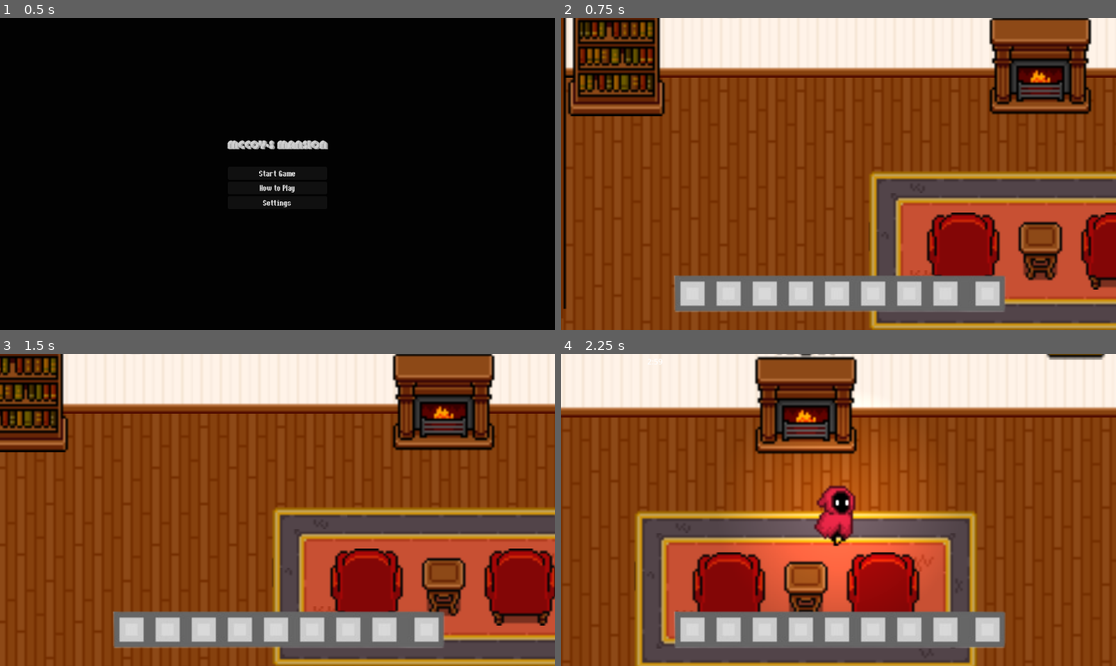
Above: before the commit, frames 1-4 (two rows, left to right).
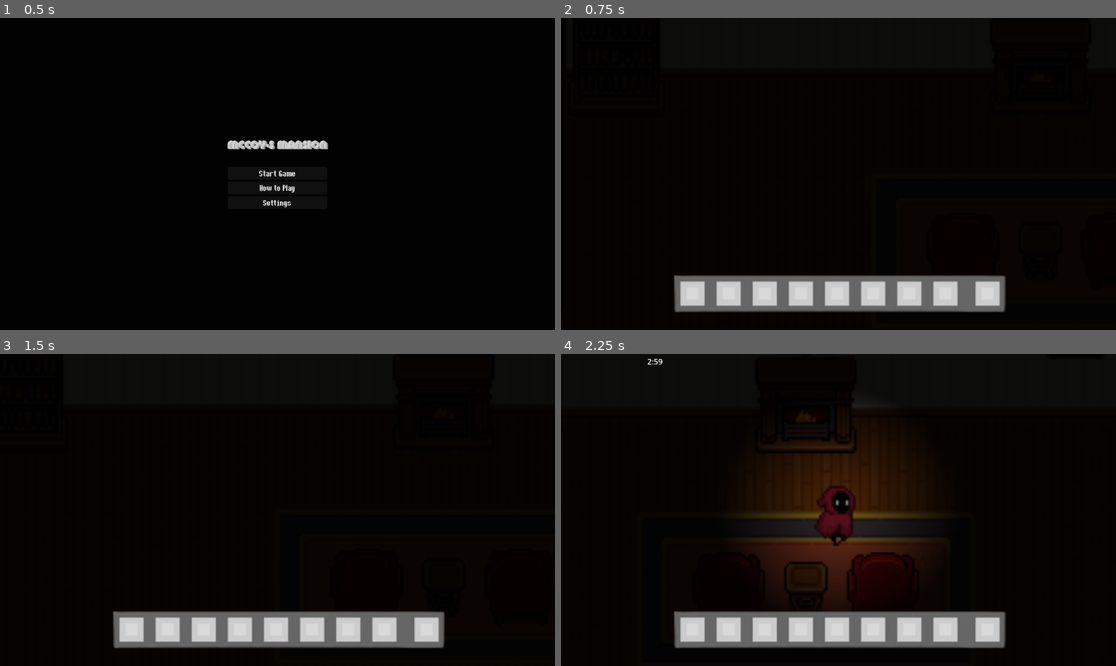
Above: after the commit, the same moments.

Repository: ChiefGuap/McCoy-s-Mansion
Game: Godot game, scene res://main_menu.tscn
Same seed, same stepped clock (60 frames per second), same inputs: the game is played once before the commit and once after it.
Inputs:
- Up to frame 1 (0.5 s): no input
- Up to frame 2 (0.75 s): click "Start Game" at 0.5 s
- Up to frame 3 (1.5 s): tap Enter at 1.25 s; hold Right (move_right) from 1.28 s (still down)
- Up to frame 4 (2.25 s): release Right (move_right) at 2.03 s; hold Down (move_down) from 2.03 s (still down)

Frame 1 is identical in both runs. In frame 2, 91% of the frame differs, in the area x 0-100%, y 0-100%; in frame 3, 92%; in frame 4, 93%.

Commit message:
Added highlighting for painting

Diff:
--- a/project.godot
+++ b/project.godot
@@ -20,21 +20,30 @@
 move_right={
 "deadzone": 0.2,
 "events": [Object(InputEventKey,"resource_local_to_scene":false,"resource_name":"","device":0,"window_id":0,"alt_presse …(194 unchanged characters)…
+, Object(InputEventKey,"resource_local_to_scene":false,"resource_name":"","device":0,"window_id":0,"alt_pressed":false,"shift_pressed":false,"ctrl_pressed":false,"meta_pressed":false,"pressed":false,"keycode":0,"physical_keycode":68,"key_label":0,"unicode":0,"location":0,"echo":false,"script":null)
 ]
 }
 move_left={
 "deadzone": 0.2,
 "events": [Object(InputEventKey,"resource_local_to_scene":false,"resource_name":"","device":0,"window_id":0,"alt_presse …(194 unchanged characters)…
+, Object(InputEventKey,"resource_local_to_scene":false,"resource_name":"","device":-1,"window_id":0,"alt_pressed":false,"shift_pressed":false,"ctrl_pressed":false,"meta_pressed":false,"pressed":false,"keycode":0,"physical_keycode":65,"key_label":0,"unicode":97,"location":0,"echo":false,"script":null)
 ]
 }
 move_up={
 "deadzone": 0.2,
 "events": [Object(InputEventKey,"resource_local_to_scene":false,"resource_name":"","device":0,"window_id":0,"alt_presse …(194 unchanged characters)…
+, Object(InputEventKey,"resource_local_to_scene":false,"resource_name":"","device":-1,"window_id":0,"alt_pressed":false,"shift_pressed":false,"ctrl_pressed":false,"meta_pressed":false,"pressed":false,"keycode":0,"physical_keycode":87,"key_label":0,"unicode":119,"location":0,"echo":false,"script":null)
 ]
 }
 move_down={
 "deadzone": 0.2,
 "events": [Object(InputEventKey,"resource_local_to_scene":false,"resource_name":"","device":0,"window_id":0,"alt_presse …(194 unchanged characters)…
+, Object(InputEventKey,"resource_local_to_scene":false,"resource_name":"","device":-1,"window_id":0,"alt_pressed":false,"shift_pressed":false,"ctrl_pressed":false,"meta_pressed":false,"pressed":false,"keycode":0,"physical_keycode":83,"key_label":0,"unicode":115,"location":0,"echo":false,"script":null)
+]
+}
+interact={
+"deadzone": 0.2,
+"events": [Object(InputEventKey,"resource_local_to_scene":false,"resource_name":"","device":0,"window_id":0,"alt_pressed":false,"shift_pressed":false,"ctrl_pressed":false,"meta_pressed":false,"pressed":false,"keycode":0,"physical_keycode":69,"key_label":0,"unicode":0,"location":0,"echo":false,"script":null)
 ]
 }
 
--- a/scenes/level_1.tscn
+++ b/scenes/level_1.tscn
@@ -404,8 +404,7 @@
 tile_set = SubResource("TileSet_feb5d")
 
 [node name="CanvasModulate" type="CanvasModulate" parent="."]
-visible = false
 color = Color(0.049776644, 0.049776644, 0.049776636, 1)
 
-[node name="Painting" parent="." instance=ExtResource("3_rus8k")]
+[node name="McCoyPainting" parent="." instance=ExtResource("3_rus8k")]
 position = Vector2(344, 24)
--- /dev/null
+++ b/scenes/level_1_painting.gdshader
@@ -0,0 +1,21 @@
+shader_type canvas_item;
+
+uniform vec4 line_color : source_color = vec4(1, 1, 1, 1);
+uniform float line_thickness : hint_range(0, 10) = 0.0;
+
+void fragment() {
+	vec2 size = TEXTURE_PIXEL_SIZE * line_thickness;
+
+	float outline = texture(TEXTURE, UV + vec2(-size.x, 0)).a;
+	outline += texture(TEXTURE, UV + vec2(0, size.y)).a;
+	outline += texture(TEXTURE, UV + vec2(size.x, 0)).a;
+	outline += texture(TEXTURE, UV + vec2(0, -size.y)).a;
+	outline += texture(TEXTURE, UV + vec2(-size.x, size.y)).a;
+	outline += texture(TEXTURE, UV + vec2(size.x, size.y)).a;
+	outline += texture(TEXTURE, UV + vec2(-size.x, -size.y)).a;
+	outline += texture(TEXTURE, UV + vec2(size.x, -size.y)).a;
+	outline = min(outline, 1.0);
+
+	vec4 color = texture(TEXTURE, UV);
+	COLOR = mix(color, line_color, outline - color.a);
+}
--- a/scenes/level_1_painting.tscn
+++ b/scenes/level_1_painting.tscn
@@ -1,10 +1,30 @@
-[gd_scene load_steps=2 format=3 uid="uid://dhdit42n4mvrh"]
+[gd_scene load_steps=6 format=3 uid="uid://dhdit42n4mvrh"]
 
+[ext_resource type="Script" uid="uid://cj5rd8wk7ua2u" path="res://scripts/level_1_painting.gd" id="1_16esy"]
 [ext_resource type="Texture2D" uid="uid://mmijjq8pb6ma" path="res://assets/FancyMansion_Furniture/fancy_mansion_furnitureset_withshadow.png" id="1_gfwov"]
+[ext_resource type="Shader" uid="uid://co5gqgupj2yu7" path="res://scenes/level_1_painting.gdshader" id="1_ra2xy"]
+
+[sub_resource type="ShaderMaterial" id="ShaderMaterial_16esy"]
+shader = ExtResource("1_ra2xy")
+shader_parameter/line_color = Color(1, 0.34509805, 0, 1)
+shader_parameter/line_thickness = 1.322000062795
+
+[sub_resource type="CircleShape2D" id="CircleShape2D_ra2xy"]
+radius = 43.0
 
 [node name="Painting" type="Node2D"]
+script = ExtResource("1_16esy")
 
 [node name="Sprite2D" type="Sprite2D" parent="."]
+material = SubResource("ShaderMaterial_16esy")
 texture = ExtResource("1_gfwov")
 region_enabled = true
 region_rect = Rect2(288, 64, 32, 32)
+
+[node name="Area2D" type="Area2D" parent="."]
+
+[node name="CollisionShape2D" type="CollisionShape2D" parent="Area2D"]
+shape = SubResource("CircleShape2D_ra2xy")
+
+[connection signal="body_entered" from="Area2D" to="." method="_on_area_2d_body_entered"]
+[connection signal="body_exited" from="Area2D" to="." method="_on_area_2d_body_exited"]
--- /dev/null
+++ b/scripts/level_1_painting.gd
@@ -0,0 +1,17 @@
+extends Node2D
+
+@onready var sprite = $Sprite2D
+
+func _ready():
+	# Ensure the outline is invisible (thickness 0) when the game starts
+	(sprite.material as ShaderMaterial).set_shader_parameter("line_thickness", 0.0)
+
+func _on_area_2d_body_entered(body):
+	if body.name == "Player":
+		# Turn outline on by setting thickness to 1.0
+		(sprite.material as ShaderMaterial).set_shader_parameter("line_thickness", 1.0)
+
+func _on_area_2d_body_exited(body):
+	if body.name == "Player":
+		# Turn outline off
+		(sprite.material as ShaderMaterial).set_shader_parameter("line_thickness", 0.0)
Not shown, added: scenes/level_1_painting.gdshader.uid
Not shown, added: scripts/level_1_painting.gd.uid
